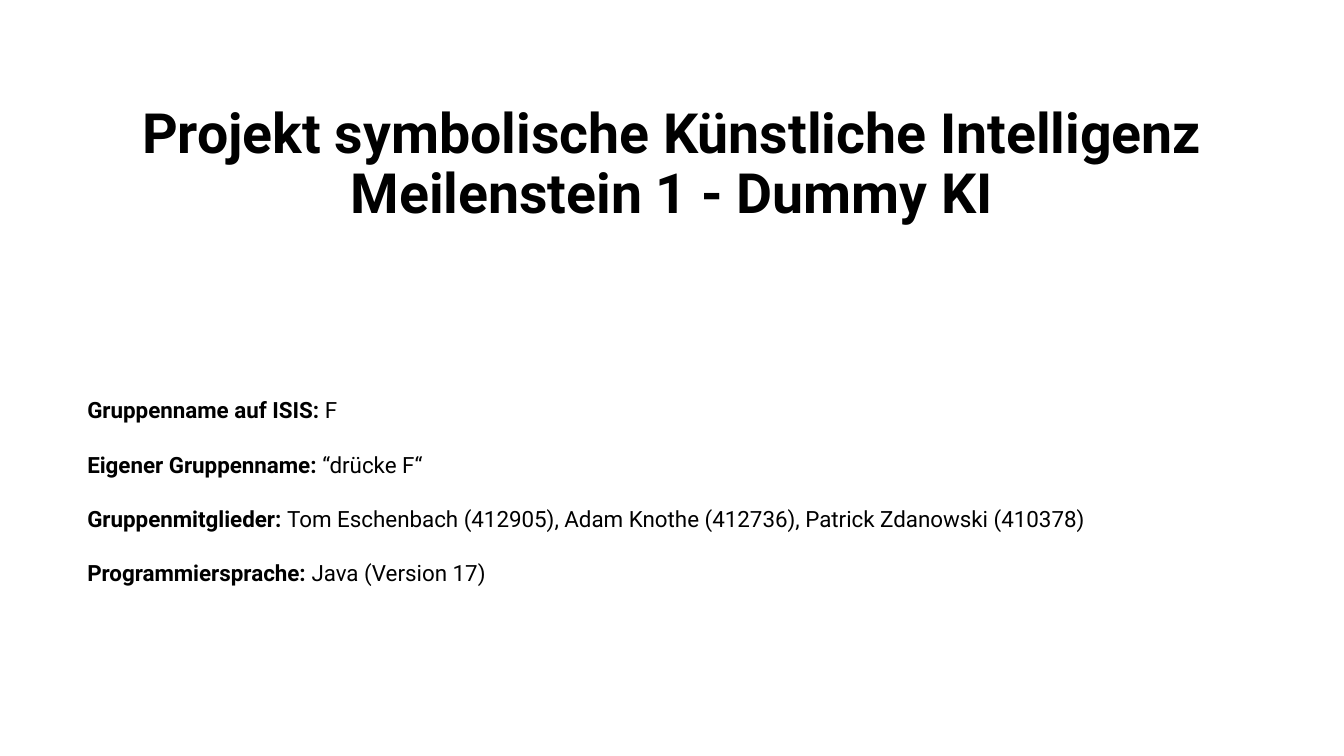
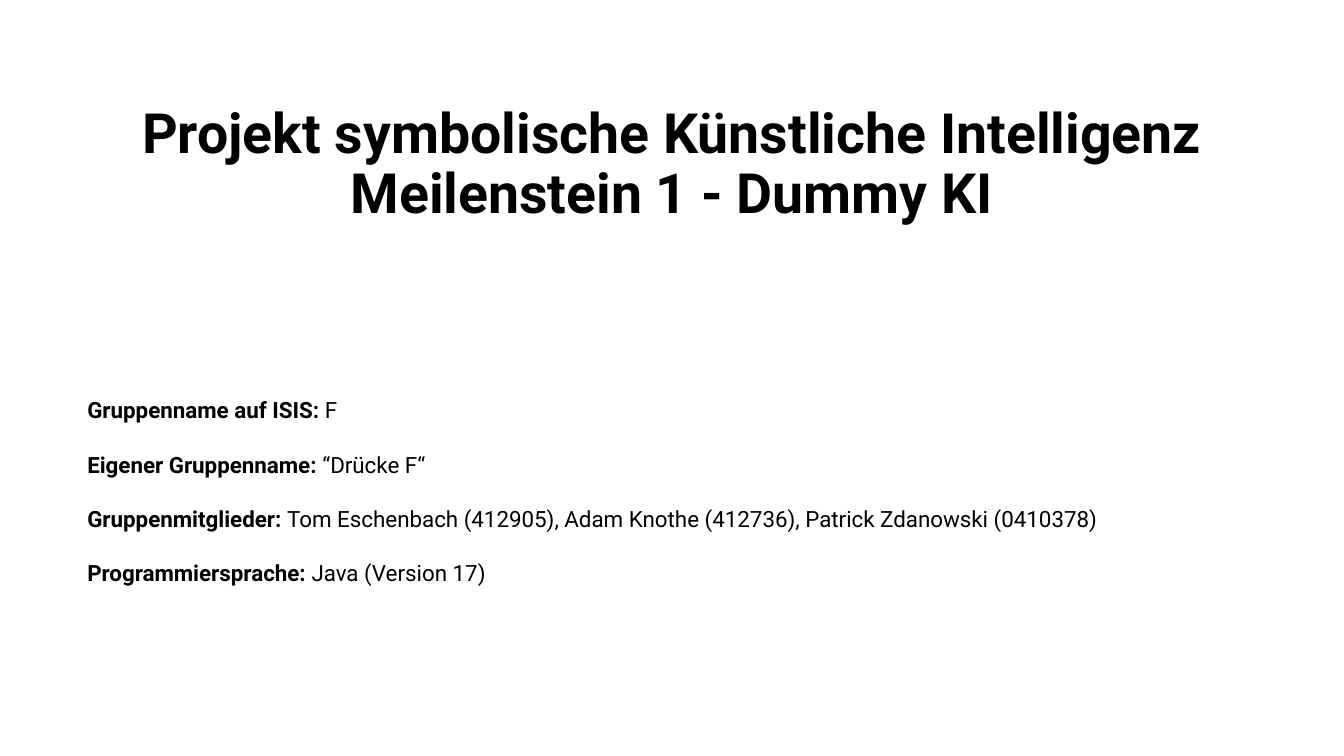
Before and after one commit to patrickzda/chess_engine, a slide deck: slide 1 of PJ_KI_MST1.pptx. Drawn at 1344x756 pixels with LibreOffice and Linux fonts; fonts in the diff are those of the drawing. Boxes give left, top, right and bottom in pixels: in the first picture for what was removed or moved away, otherwise in the second. Text is boxed around its words. In the diff, an @@ line names an element or a change of style, - is before the commit and + after.

```diff
--- a/PJ_KI_MST1.pptx
+++ b/PJ_KI_MST1.pptx
@@ subtitle at <box>87,456,1097,532</box>: text changed @@
-Eigener Gruppenname: “drücke F“
-Gruppenmitglieder: Tom Eschenbach (412905), Adam Knothe (412736), Patrick Zdanowski (410378)
+Eigener Gruppenname: “Drücke F“
+Gruppenmitglieder: Tom Eschenbach (412905), Adam Knothe (412736), Patrick Zdanowski (0410378)
```
Also in this commit, not shown: 1 other slide changed, 1 slide added.
